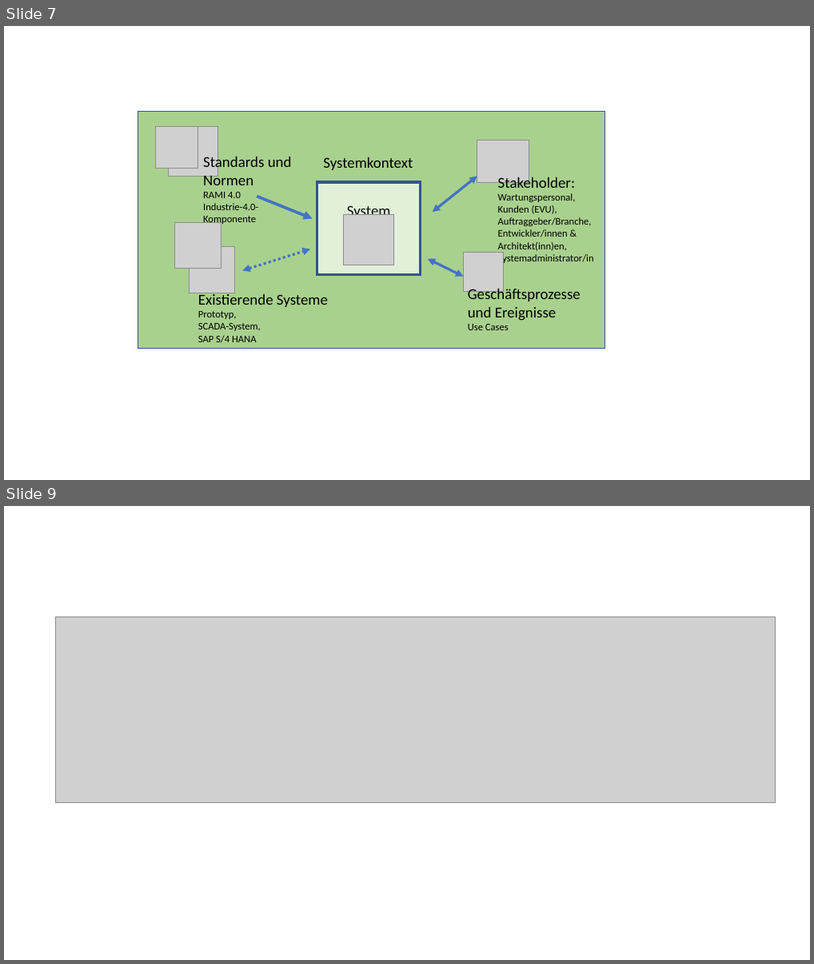
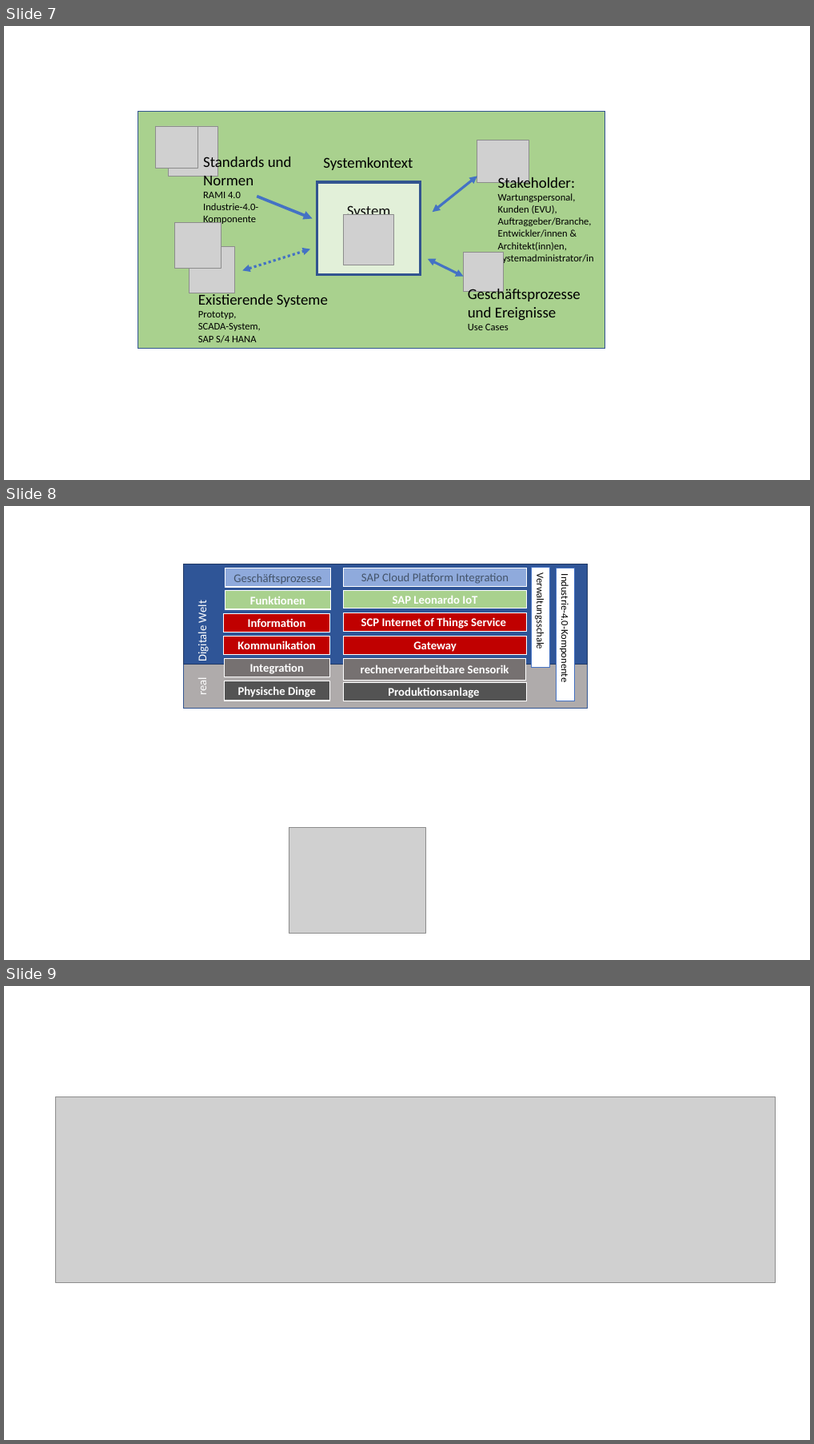
Before and after one commit to kueben96/bachelor-thesis, a slide deck: presentations/models.pptx. Shown one above the other, each under a label of ours: slides 7 and 9 before the commit, slides 7, 8 and 9 after it; the slides between them are not shown. The pictures are 814x964 and 814x1444 pixels, drawn with LibreOffice and Linux fonts; fonts in the diff are those of the drawing; grey boxes stand for pictures. Boxes give left, top, right and bottom in pixels: in the first picture for what was removed or moved away, otherwise in the second. Text is boxed around its words. In the diff, an @@ line names an element or a change of style, - is before the commit and + after.

```diff
--- a/presentations/models.pptx
+++ b/presentations/models.pptx
@@ slide 8 added at (4, 506, 810, 960), background #FFFFFF @@
@@ rectangle added at (184, 564, 588, 664), fill #2F5597, outline #203864 1 pt @@
@@ rectangle added at (225, 568, 331, 587), fill #8FAADC, outline #FFFFFF 1 pt, 14 pt, text #44546A @@
+Geschäftsprozesse
@@ rectangle added at (344, 568, 527, 587), fill #8FAADC, outline #FFFFFF 1 pt, 14 pt, text #44546A @@
+SAP Cloud Platform Integration
@@ rectangle added at (532, 568, 550, 668), fill #FFFFFF, outline #4472C4 1 pt, 12 pt, text #000000 @@
+Verwaltungsschale
@@ rectangle added at (557, 568, 574, 700), fill #FFFFFF, outline #4472C4 1 pt, 12 pt, text #000000 @@
+Industrie-4.0-Komponente
@@ rectangle added at (225, 591, 331, 609), fill #A9D18E, outline #FFFFFF 1 pt, 14 pt, text #FFFFFF, bold @@
+Funktionen
@@ rectangle added at (344, 591, 527, 609), fill #A9D18E, outline #FFFFFF 1 pt, 14 pt, text #FFFFFF, bold @@
+SAP Leonardo IoT
@@ text added at (195, 602, 210, 660), 14 pt, text #FFFFFF @@
+Digitale Welt
@@ rectangle added at (223, 614, 330, 632), fill #C00000, outline #FFFFFF 1 pt, 14 pt, text #FFFFFF, bold @@
+Information
@@ rectangle added at (344, 613, 527, 632), fill #C00000, outline #FFFFFF 1 pt, 14 pt, text #FFFFFF, bold @@
+SCP Internet of Things Service
@@ rectangle added at (223, 636, 330, 654), fill #C00000, outline #FFFFFF 1 pt, 14 pt, text #FFFFFF, bold @@
+Kommunikation
@@ rectangle added at (344, 636, 527, 655), fill #C00000, outline #FFFFFF 1 pt, 14 pt, text #FFFFFF, bold @@
+Gateway
@@ rectangle added at (184, 663, 588, 708), fill #AFABAB, outline #325491 1 pt @@
@@ rectangle added at (224, 658, 330, 676), fill #767171, outline #FFFFFF 1 pt, 14 pt, text #FFFFFF, bold @@
+Integration
@@ rectangle added at (344, 658, 526, 680), fill #767171, outline #FFFFFF 1 pt, 14 pt, text #FFFFFF, bold @@
+rechnerverarbeitbare Sensorik
@@ text added at (195, 680, 210, 694), 14 pt, text #FFFFFF @@
+real
@@ rectangle added at (224, 681, 330, 700), fill #525252, outline #FFFFFF 1 pt, 14 pt, text #FFFFFF, bold @@
+Physische Dinge
@@ rectangle added at (344, 683, 527, 700), fill #525252, outline #FFFFFF 1 pt, 14 pt, text #FFFFFF, bold @@
+Produktionsanlage
@@ picture added at (289, 828, 426, 933) @@
```
Also in this commit, not shown: 1 slide changed, 1 other slide added, 1 slide removed, 8 other files.
